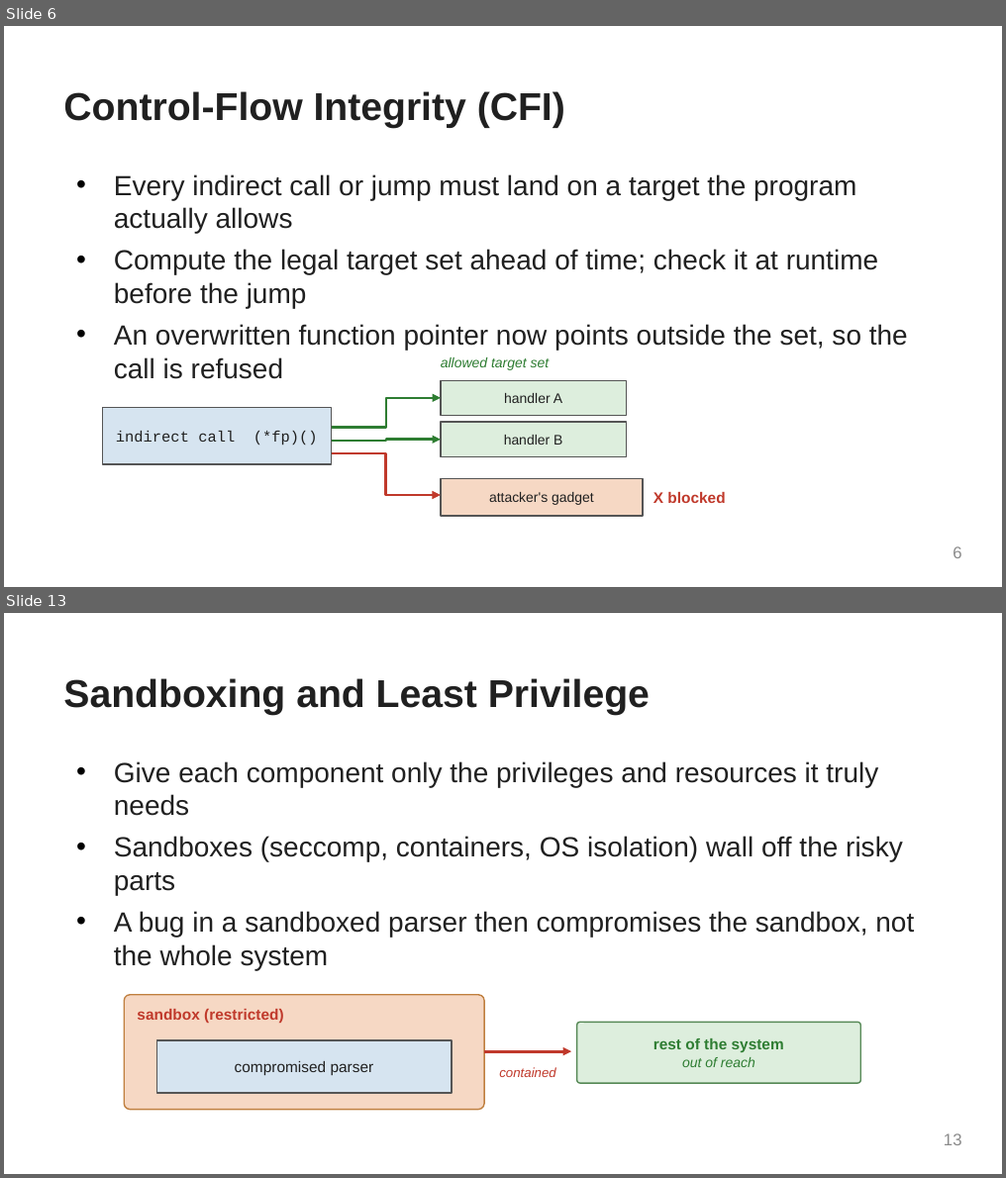
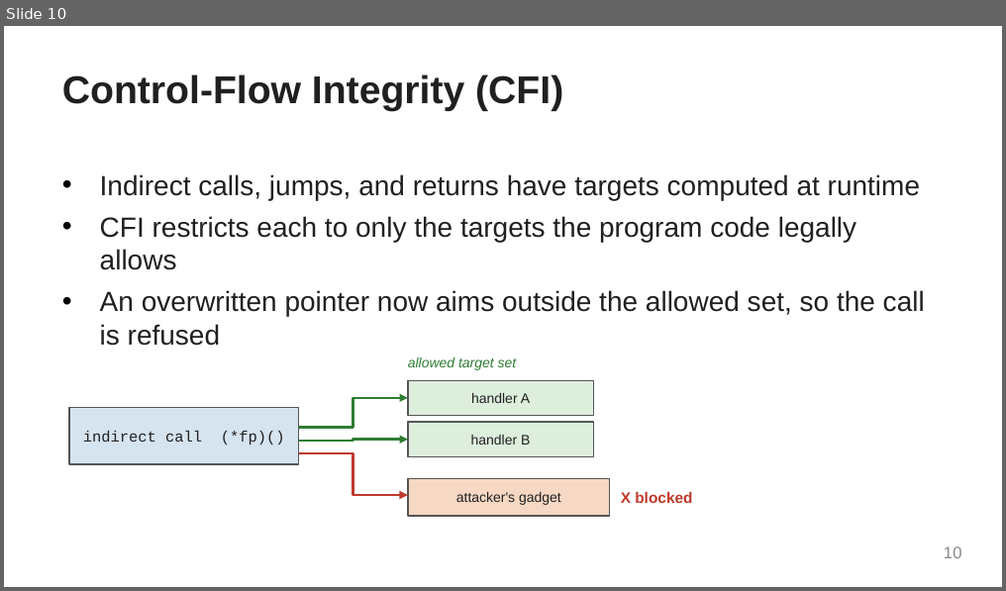
Before and after one commit to Sizvy/CS165_F26_labs, a slide deck: edc_slides/09_current_defenses.pptx. Shown one above the other, each under a label of ours: slides 6 and 13 before the commit, slide 10 after it; the slides between them are not shown. The pictures are 1006x1178 and 1006x591 pixels, drawn with LibreOffice and Linux fonts; fonts in the diff are those of the drawing. Boxes give left, top, right and bottom in pixels: in the first picture for what was removed or moved away, otherwise in the second. Text is boxed around its words. In the diff, an @@ line names an element or a change of style, - is before the commit and + after.

```diff
--- a/edc_slides/09_current_defenses.pptx
+++ b/edc_slides/09_current_defenses.pptx
@@ slide 13 removed at (4, 613, 1002, 1174), background #FFFFFF @@
@@ title removed at (63, 678, 649, 715) @@
-Sandboxing and Least Privilege
@@ text removed at (114, 761, 914, 970) @@
-• Give each component only the privileges and resources it truly needs
-• Sandboxes (seccomp, containers, OS isolation) wall off the risky parts
-• A bug in a sandboxed parser then compromises the sandbox, not the whole system
@@ rounded rectangle removed at (124, 995, 484, 1110) @@
@@ text removed at (137, 1009, 284, 1023) @@
-sandbox (restricted)
@@ rounded rectangle removed at (577, 1022, 860, 1083) @@
-rest of the system
-out of reach
@@ rectangle removed at (156, 1041, 451, 1093) @@
-compromised parser
@@ elbow arrow removed from (484, 1053) to (572, 1053) @@
@@ text removed at (499, 1067, 556, 1077) @@
-contained
@@ page number removed at (944, 1134, 962, 1146) @@
-13
@@ what was slide 6 is now slide 10 @@
@@ slide 10 changed as well @@
@@ title "Control-Flow Integrity (CFI)": place and size @@
-title "Control-Flow Integrity (CFI)" at (63, 91, 565, 128)
+title "Control-Flow Integrity (CFI)" at (62, 75, 563, 111)
@@ text at (100, 174, 925, 346): text changed @@
-• Every indirect call or jump must land on a target the program actually allows
-• Compute the legal target set ahead of time; check it at runtime before the jump
-• An overwritten function pointer now points outside the set, so the call is refused
+• Indirect calls, jumps, and returns have targets computed at runtime
+• CFI restricts each to only the targets the program code legally allows
+• An overwritten pointer now aims outside the allowed set, so the call is refused
@@ 3 elbow arrows, 1 text: place and size @@
-3 elbow arrows, 1 text at (332, 398, 725, 503)
+3 elbow arrows, 1 text at (298, 398, 692, 503)
@@ 4 rectangles, 1 text: place and size @@
-4 rectangles, 1 text at (102, 358, 642, 516)
+4 rectangles, 1 text at (70, 358, 610, 516)
@@ page number at (944, 547, 962, 559): text changed @@
-6
+10
```
Also in this commit, not shown: 4 other slides changed, 12 slides added, 11 other slides removed.
